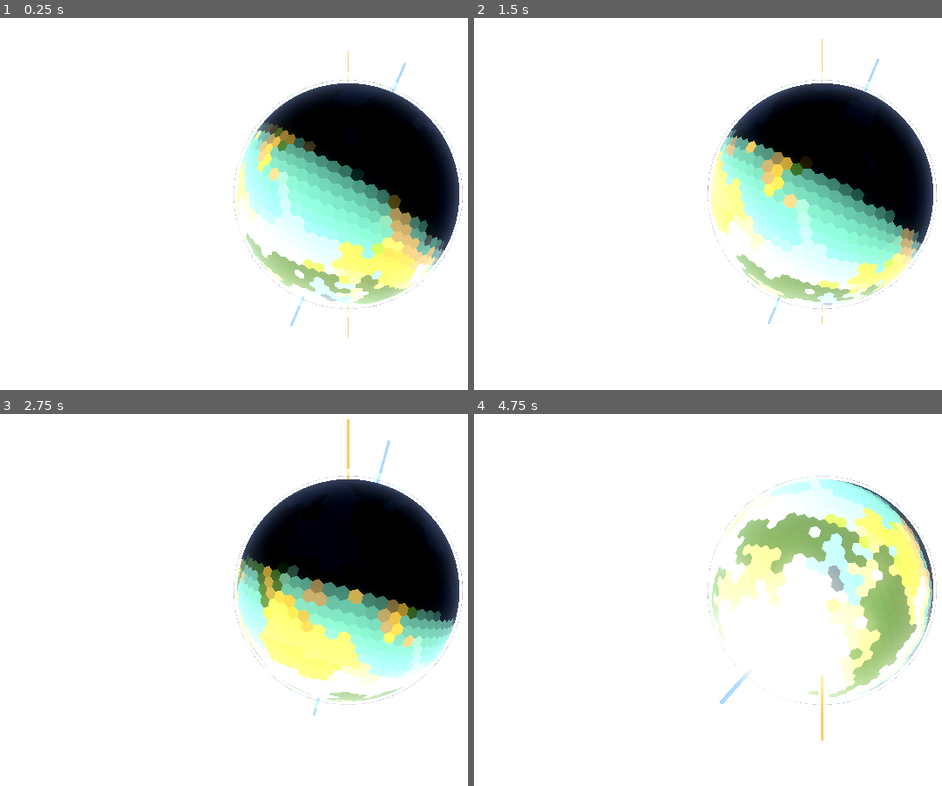
Above: before the commit, frames 1-4 (two rows, left to right).
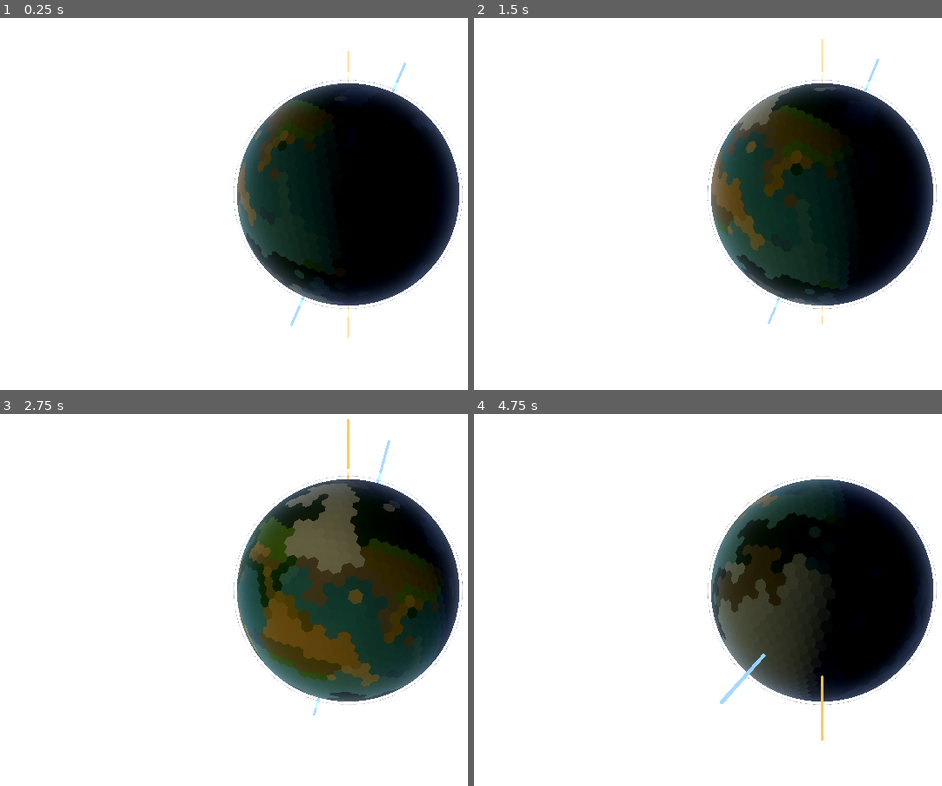
Above: after the commit, the same moments.

Repository: Halfwhit/hex-planet-gen
Game: Godot game, scene res://scenes/Main.tscn
Two runs of this game, one before a commit and one after it. Both use one fixed random seed, a clock stepped at 60 frames per second and the inputs below.
Inputs (mouse positions are in pixels of both pictures, inside the frame that each line leads up to):
- Up to frame 1 (0.25 s): no input
- Up to frame 2 (1.5 s): tap Enter at 0.5 s; move the mouse to (outside the picture) at 0.52 s; tap E at 0.6 s; click (outside the picture) at 0.67 s; drag from (684, 215) to (787, 270) at 1.27 s
- Up to frame 3 (2.75 s): move the mouse to (416, 503) at 2.02 s; tap E at 2.1 s; click (416, 503) at 2.17 s
- Up to frame 4 (4.75 s): drag from (787, 666) to (614, 533) at 2.77 s; move the mouse to (outside the picture) at 3.52 s; tap E at 3.6 s; click (outside the picture) at 3.67 s; drag from (614, 533) to (717, 492) at 4.27 s

The runs differ from the first frame. In frame 1, 14% of the frame differs, in the area x 50-95%, y 17-78%; in frame 2, 16%; in frame 3, 18%; in frame 4, 22%, in the area x 50-99%, y 17-79%.

Commit message:
Revert to OmniLight3D with shadows disabled
OmniLight3D at the sun position naturally illuminates the correct
hemisphere — no rotation tracking needed. The original artifacts
were from shadow cubemap rendering; disabling shadows eliminates
them while preserving correct per-hemisphere lighting.

Co-Authored-By: Claude Sonnet 4.6 <noreply@anthropic.com>

Diff:
--- a/scripts/Sun.gd
+++ b/scripts/Sun.gd
@@ -13,12 +13,14 @@
 @export var sun_color: Color = Color(1.0, 0.92, 0.6, 1.0)
 ## Radius of the visible sun sphere in world units.
 @export var sun_size: float = 0.35
-## DirectionalLight3D brightness.
+## OmniLight3D brightness.
 @export var sun_light_energy: float = 28.0
+## OmniLight3D range — must exceed orbital distance.
+@export var sun_light_range: float = 200.0
 
 var _angle: float = 0.0
 var _planet_position: Vector3 = Vector3.ZERO
-var _light: DirectionalLight3D
+var _light: OmniLight3D
 var _mesh_instance: MeshInstance3D
 
 
@@ -60,13 +62,15 @@
 	add_child(_mesh_instance)
 
 	# ── Light ────────────────────────────────────────────────────────────────
-	# DirectionalLight3D gives parallel rays with no distance attenuation —
-	# correct for a star and avoids the cubemap shadow artifacts of OmniLight.
-	_light = DirectionalLight3D.new()
+	# OmniLight3D at the sun's position naturally illuminates the correct
+	# hemisphere with no rotation needed.  Shadows disabled to avoid the
+	# cubemap shadow artifacts that are visible when zoomed in close.
+	_light = OmniLight3D.new()
 	_light.name = "SunLight"
 	_light.light_color = sun_color
 	_light.light_energy = sun_light_energy
-	_light.shadow_enabled = true
+	_light.omni_range = sun_light_range
+	_light.shadow_enabled = false
 	add_child(_light)
 
 	_update_position()
@@ -86,15 +90,3 @@
 	var flat_y: float = sin(_angle) * sun_distance
 	var tilt: float = deg_to_rad(sun_inclination)
 	_planet_position = Vector3(flat_x, flat_y * sin(tilt), flat_y * cos(tilt))
-
-	# Orient the directional light to shine from the sun toward the planet.
-	# Derive global Euler angles directly from the direction vector — avoids
-	# all look_at / up-vector ambiguity.
-	# With YXZ rotation order, -Z after Ry(yaw)*Rx(pitch) = (-sin(yaw)*cos(pitch), sin(pitch), -cos(yaw)*cos(pitch))
-	# Setting that equal to d gives: pitch = asin(d.y), yaw = atan2(-d.x, -d.z).
-	if _light != null and _planet_position != Vector3.ZERO:
-		var d: Vector3 = _planet_position.normalized()
-		_light.global_rotation = Vector3(
-				asin(clamp(d.y, -1.0, 1.0)),
-				atan2(-d.x, -d.z),
-				0.0)
